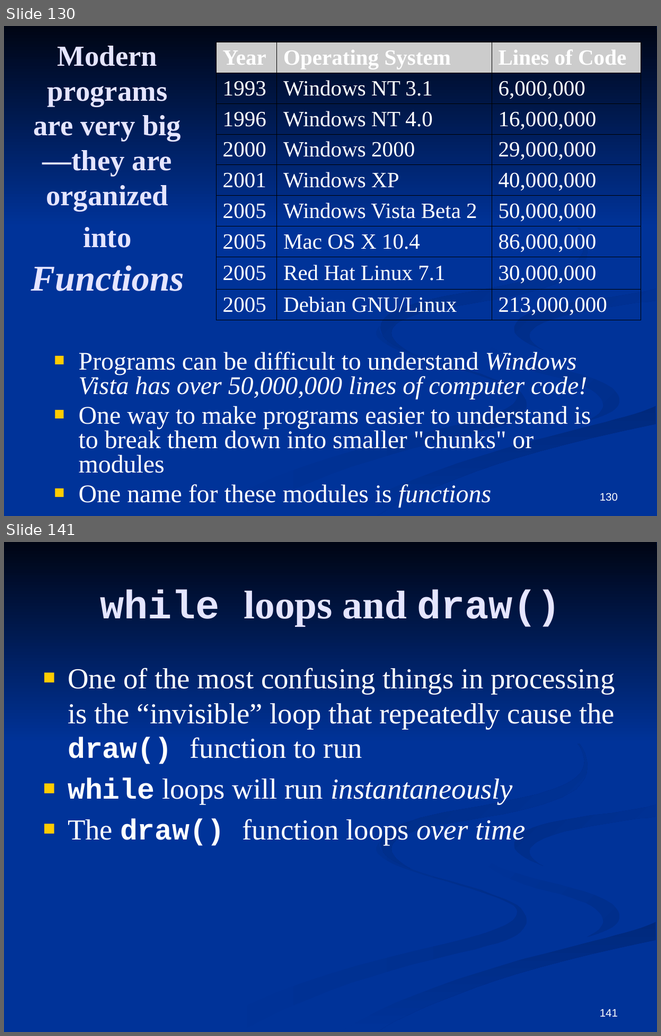
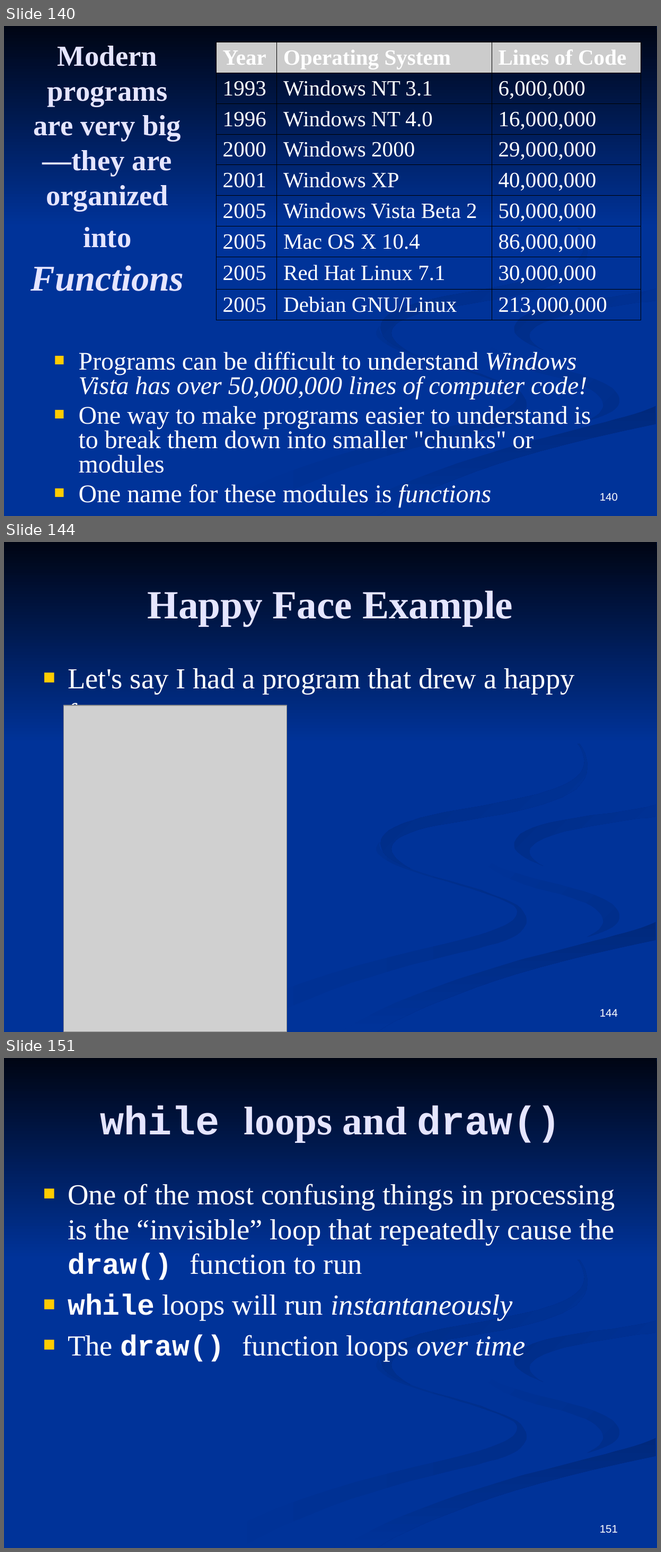
Before and after one commit to CSCamp/CSCamp.github.io, a slide deck: CSCamp.pptx. Shown one above the other, each under a label of ours: slides 130 and 141 before the commit, slides 140, 144 and 151 after it; the slides between them are not shown. The pictures are 661x1036 and 661x1552 pixels, drawn with LibreOffice and Linux fonts; fonts in the diff are those of the drawing; grey boxes stand for pictures. Boxes give left, top, right and bottom in pixels: in the first picture for what was removed or moved away, otherwise in the second. Text is boxed around its words. In the diff, an @@ line names an element or a change of style, - is before the commit and + after.

```diff
--- a/CSCamp.pptx
+++ b/CSCamp.pptx
@@ slide 144 added at [4, 542, 657, 1032], background #003399; not listed: 7 template elements that a slide beside it also shows @@
@@ title added at [148, 590, 513, 626], 44 pt, text #E5E5FF, bold @@
+Happy Face Example
@@ text added at [68, 668, 575, 706], 32 pt, text #FFFFFF @@
+■ Let's say I had a program that drew a happy face
@@ picture added at [64, 705, 286, 1032] @@
@@ page number added at [600, 1009, 618, 1016], 12 pt, text #FFFFFF @@
+144
@@ what was slide 130 is now slide 140 @@
@@ page number at [600, 492, 618, 501]: text changed @@
-130
+140
@@ what was slide 141 is now slide 151 @@
@@ page number at [600, 1525, 618, 1533]: text changed @@
-141
+151
```
Also in this commit, not shown: 1 slide changed, 10 other slides added, 1 slide removed, 5 other files.
